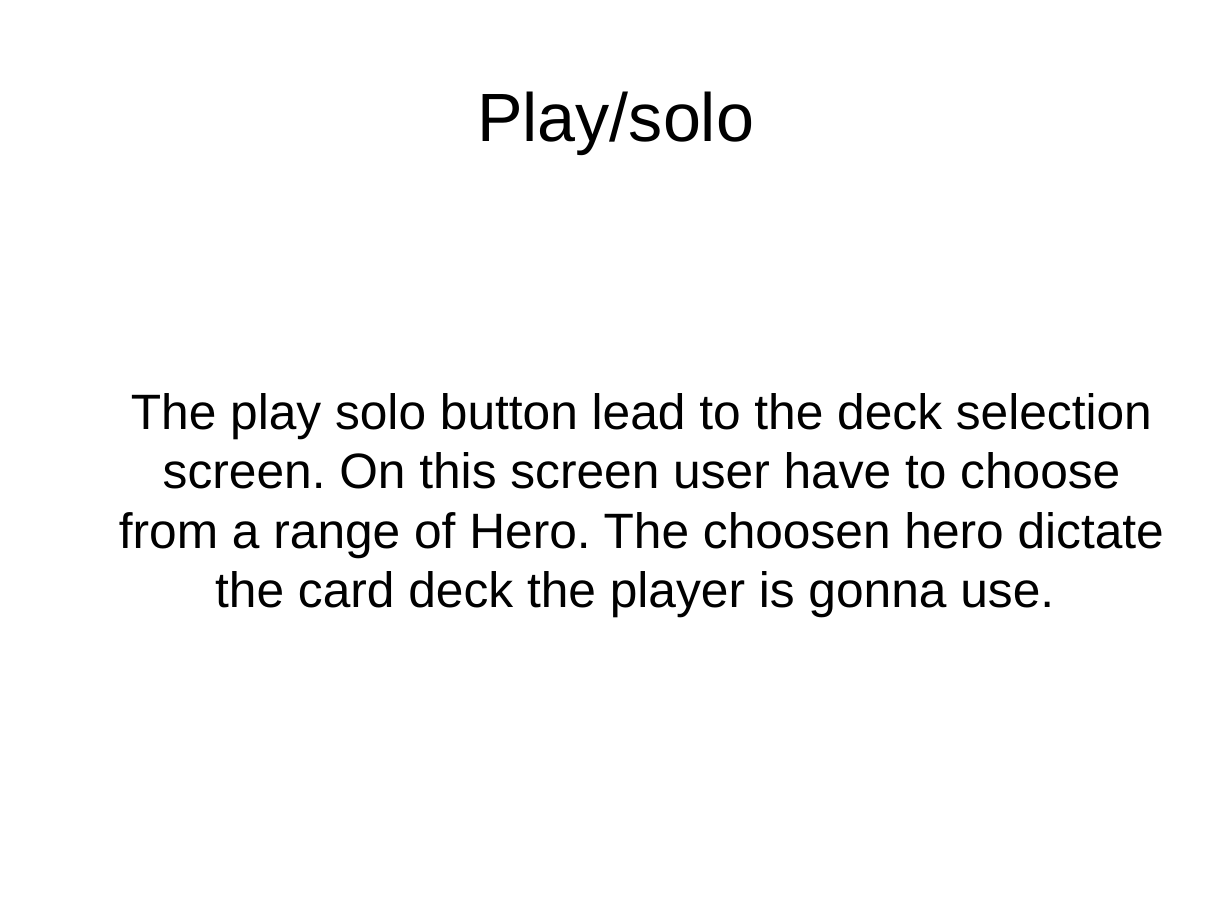
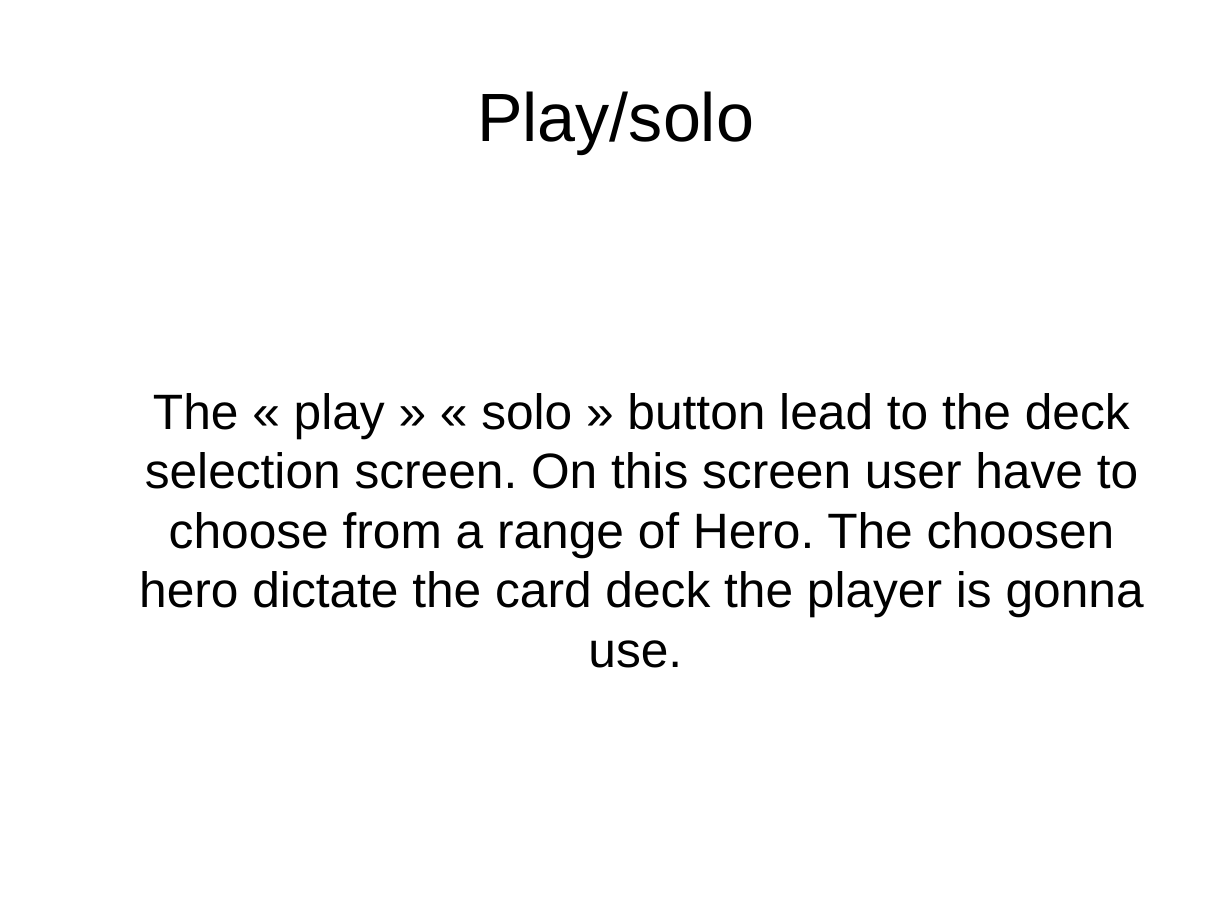
Before and after one commit to idolord/CryptDuel, a slide deck: slide 12 of documentation/interface CDC.odp (slide 10 before the commit). Drawn at 1232x924 pixels with LibreOffice and Linux fonts; fonts in the diff are those of the drawing. Boxes give left, top, right and bottom in pixels: in the first picture for what was removed or moved away, otherwise in the second. Text is boxed around its words. In the diff, an @@ line names an element or a change of style, - is before the commit and + after.

```diff
--- a/documentation/interface CDC.odp
+++ b/documentation/interface CDC.odp
@@ text at (139,393,1144,668): text changed @@
-The play solo button lead to the deck selection screen. On this screen user have to choose from a range of Hero. The choosen hero dictate the card deck the player is gonna use.
+The « play » « solo » button lead to the deck selection screen. On this screen user have to choose from a range of Hero. The choosen hero dictate the card deck the player is gonna use.
```
Also in this commit, not shown: 8 other slides changed, 8 slides added.
